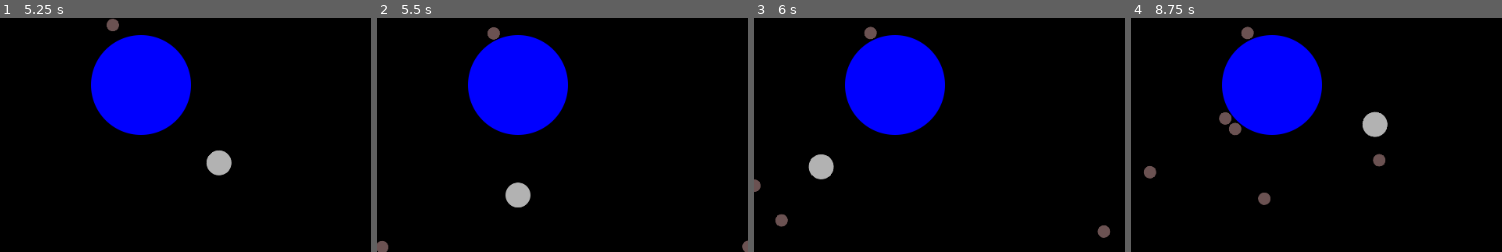
Above: before the commit, frames 1-4 (left to right).
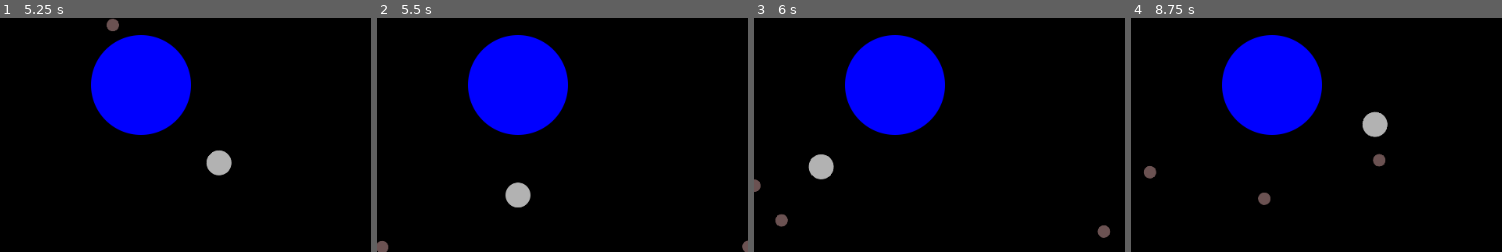
Above: after the commit, the same moments.

Repository: kreivi/Kuumela
Game: Godot game, scene res://main/main.tscn
The game is run twice, just before and just after one commit, with the same random seed, the same clock (stepped at 60 frames per second) and the same inputs.
Inputs:
- Up to frame 1 (5.25 s): tap Enter at 0.5 s; hold D (clockwise) 0.53-1.28 s; tap A (counter_clockwise) at 1.35, 2.85, 4.35 s; tap Space at 2 s; hold D (clockwise) 2.03-2.78 s; hold D (clockwise) 3.53-4.28 s; hold D (clockwise) from 5.03 s (still down)
- Up to frame 2 (5.5 s): keep holding D (clockwise)
- Up to frame 3 (6 s): release D (clockwise) at 5.78 s; tap A (counter_clockwise) at 5.85 s
- Up to frame 4 (8.75 s): hold D (clockwise) 6.53-7.28 s; tap A (counter_clockwise) at 7.35 s; hold D (clockwise) from 8.03 s (still down)
The pictures show only the part of the screen within x 35-85%, y 36-86%; the shares and areas given below are measured in that part.

Frame 1 is identical in both runs. In frame 2, 0.2% of the frame differs, in the area x 29-34%, y 3-10%; in frame 3, 0.1%; in frame 4, 0.5%, in the area x 23-34%, y 3-50%.

Commit message:
Change earth to area2d, destroy anything on impact

Diff:
--- a/earth/earth.gd
+++ b/earth/earth.gd
@@ -1,4 +1,4 @@
-extends KinematicBody2D
+extends Area2D
 
 # Signal when earth gets hit
 signal earth_hit
@@ -15,3 +15,9 @@
 		rot -= 1
 	# Apply rotation
 	$MoonSpatial.rotation += PI * rot * delta
+
+
+func _on_Earth_body_entered(body):
+	emit_signal("earth_hit")
+	body.queue_free()
+	pass # Replace with function body.
--- a/earth/earth.tscn
+++ b/earth/earth.tscn
@@ -7,7 +7,7 @@
 [sub_resource type="CircleShape2D" id=1]
 radius = 131.033
 
-[node name="Earth" type="KinematicBody2D"]
+[node name="Earth" type="Area2D"]
 script = ExtResource( 2 )
 
 [node name="EarthCollision" type="CollisionShape2D" parent="."]
@@ -20,3 +20,4 @@
 
 [node name="Moon" parent="MoonSpatial" instance=ExtResource( 3 )]
 position = Vector2( 282.327, 0 )
+[connection signal="body_entered" from="." to="." method="_on_Earth_body_entered"]
